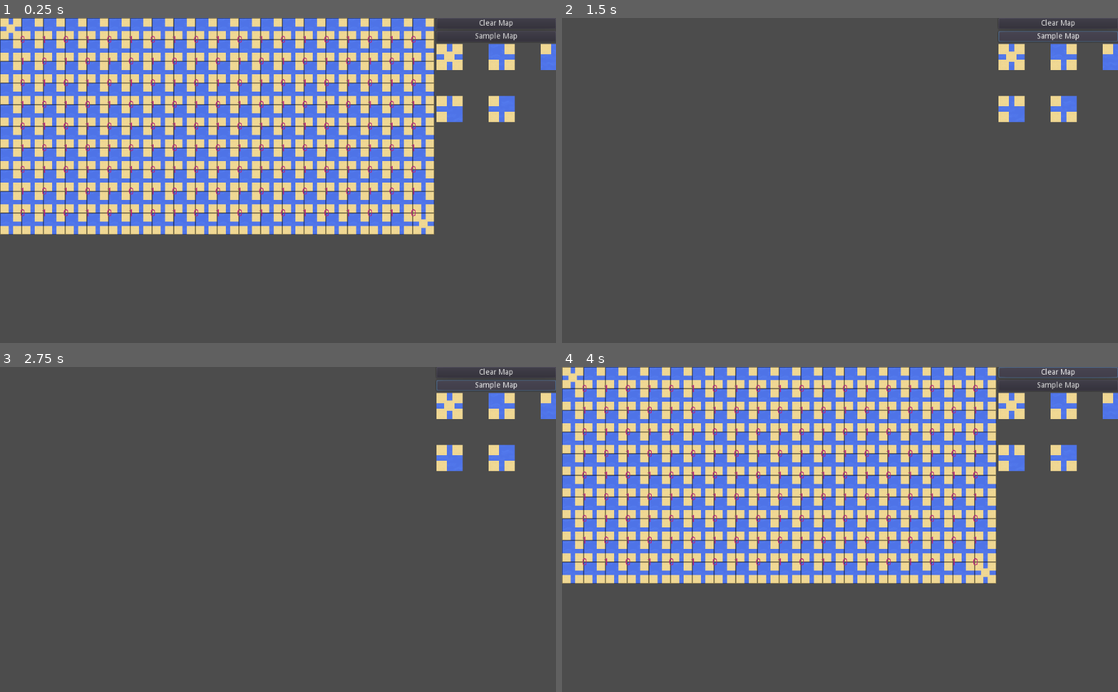
Above: before the commit, frames 1-4 (two rows, left to right).
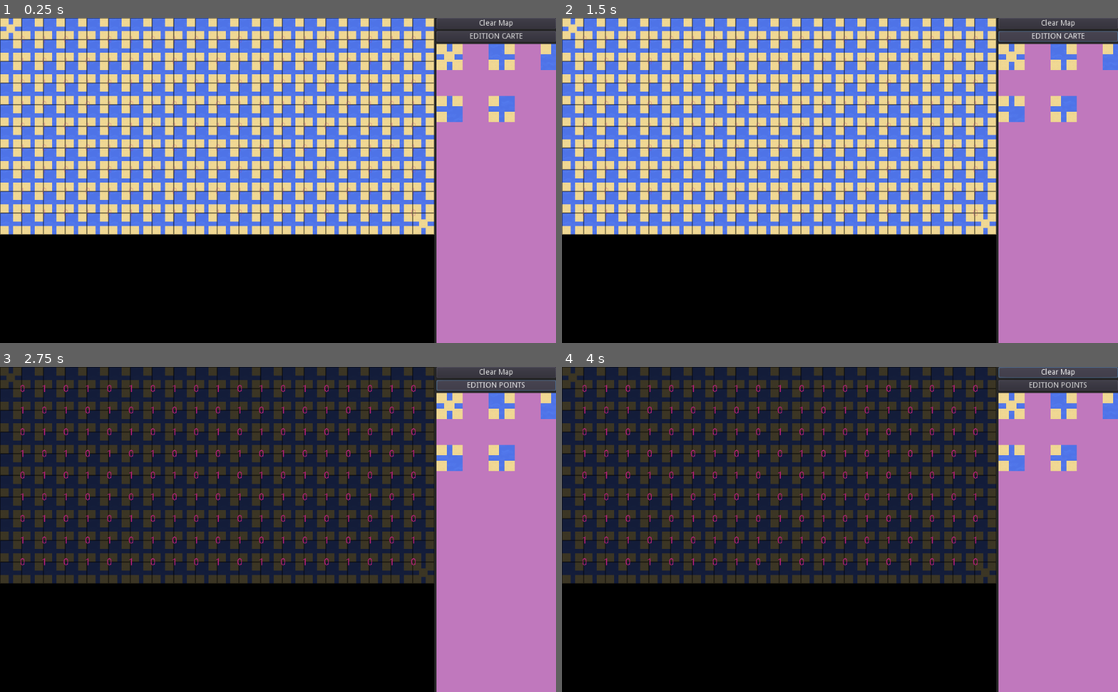
Above: after the commit, the same moments.

Repository: prologin/prologin2024
Game: Godot game, scene res://Scenes/MapEditor/MapEditor.tscn
Same seed, same stepped clock (60 frames per second), same inputs: the game is played once before the commit and once after it.
Inputs (mouse positions are in pixels of both pictures, inside the frame that each line leads up to):
- Up to frame 1 (0.25 s): no input
- Up to frame 2 (1.5 s): click (1056, 37) at 0.5 s, where only the run before the commit has a clickable "Sample Map"; click (1056, 37) at 1.25 s, where only the run after the commit has a clickable "EDITION POINTS"
- Up to frame 3 (2.75 s): click (494, 386) at 2 s, where only the run after the commit has a clickable "EDITION CARTE"
- Up to frame 4 (4 s): click "Clear Map" at 2.75 s; click "Clear Map" at 3.5 s

The runs differ from the first frame. In frame 1, 46% of the frame differs, in the area x 0-100%, y 0-100%; in frame 2, 96%; in frame 3, 97%; in frame 4, 96%.
Error before the commit: Invalid operands 'float' and 'Nil' in operator '/'. (res://Scripts/Scenes/Viewer.gd:48)

Commit message:
front(editor): Added edition mode + ui

Diff:
--- a/gui/godot/Scenes/MapEditor/MapEditor.tscn
+++ b/gui/godot/Scenes/MapEditor/MapEditor.tscn
@@ -7,6 +7,11 @@
 
 [node name="MapEditor" type="Node2D"]
 script = ExtResource( 1 )
+
+[node name="BackgroundColor" type="ColorRect" parent="."]
+margin_right = 1024.0
+margin_bottom = 600.0
+color = Color( 0.164706, 0.164706, 0.164706, 1 )
 
 [node name="HBoxContainer" type="HBoxContainer" parent="."]
 margin_right = 1024.0
@@ -20,6 +25,11 @@
 size = Vector2( 800, 600 )
 handle_input_locally = false
 render_target_update_mode = 3
+
+[node name="ColorRect" type="ColorRect" parent="HBoxContainer/ViewportContainer/Viewport"]
+margin_right = 800.0
+margin_bottom = 600.0
+color = Color( 0, 0, 0, 1 )
 
 [node name="Viewer" parent="HBoxContainer/ViewportContainer/Viewport" instance=ExtResource( 2 )]
 
@@ -39,11 +49,11 @@
 grow_vertical = 2
 text = "Clear Map"
 
-[node name="SampleMap" type="Button" parent="HBoxContainer/Selector/VBoxContainer"]
+[node name="EditorModeToggle" type="Button" parent="HBoxContainer/Selector/VBoxContainer"]
 margin_top = 24.0
 margin_right = 220.0
 margin_bottom = 44.0
-text = "Sample Map"
+text = "Editor Mode"
 
 [node name="ViewportContainer" type="ViewportContainer" parent="HBoxContainer/Selector/VBoxContainer"]
 margin_top = 48.0
@@ -54,6 +64,11 @@
 size = Vector2( 220, 600 )
 handle_input_locally = false
 render_target_update_mode = 3
+
+[node name="ColorRect" type="ColorRect" parent="HBoxContainer/Selector/VBoxContainer/ViewportContainer/Viewport"]
+margin_right = 220.0
+margin_bottom = 600.0
+color = Color( 0.756863, 0.47451, 0.745098, 1 )
 
 [node name="BGSelector" type="TileMap" parent="HBoxContainer/Selector/VBoxContainer/ViewportContainer/Viewport"]
 scale = Vector2( 0.5, 0.5 )
@@ -67,6 +82,7 @@
 [connection signal="bg_drag" from="HBoxContainer/ViewportContainer/Viewport/Viewer" to="." method="_on_Viewer_bg_drag"]
 [connection signal="bg_left_click" from="HBoxContainer/ViewportContainer/Viewport/Viewer" to="." method="_on_Viewer_bg_left_click"]
 [connection signal="pressed" from="HBoxContainer/Selector/VBoxContainer/ClearMap" to="." method="_on_ClearMap_pressed"]
-[connection signal="pressed" from="HBoxContainer/Selector/VBoxContainer/SampleMap" to="." method="_on_SampleMap_pressed"]
+[connection signal="pressed" from="HBoxContainer/Selector/VBoxContainer/EditorModeToggle" to="." method="_on_SampleMap_pressed"]
+[connection signal="pressed" from="HBoxContainer/Selector/VBoxContainer/EditorModeToggle" to="." method="_on_EditorModeToggle_pressed"]
 [connection signal="on_selection" from="HBoxContainer/Selector/VBoxContainer/ViewportContainer/Viewport/BGSelector" to="." method="_on_BGSelector_on_selection"]
 [connection signal="on_selection" from="HBoxContainer/Selector/VBoxContainer/ViewportContainer/Viewport/BGSelector" to="HBoxContainer/Selector" method="_on_BGSelector_on_selection"]
--- a/gui/godot/Scripts/Scenes/MapEditor/MapEditor.gd
+++ b/gui/godot/Scripts/Scenes/MapEditor/MapEditor.gd
@@ -1,12 +1,26 @@
 extends Node2D
 
 onready var viewer : Viewer = $HBoxContainer/ViewportContainer/Viewport/Viewer
+onready var editor_mode_toggle : Button = $HBoxContainer/Selector/VBoxContainer/EditorModeToggle
 
 var bg_selection = null
+var is_points_editor_mode = false
 
 
 func _ready():
 	_on_ClearMap_pressed()
+	update_editor_mode()
+
+
+# --- UI ---
+func update_editor_mode():
+	var alpha_disabled = .25
+	if is_points_editor_mode:
+		editor_mode_toggle.text = 'EDITION POINTS'
+		viewer.set_alpha(alpha_disabled, 1)
+	else:
+		editor_mode_toggle.text = 'EDITION CARTE'
+		viewer.set_alpha(1, alpha_disabled)
 
 
 # --- Click ---
@@ -17,17 +31,18 @@
 
 
 # --- Selector ---
-func _on_SampleMap_pressed():
-	var map = Models.Map.new()
-	viewer.update_all(map)
-
-
 func _on_ClearMap_pressed():
 	var map = Models.Map.new()
 	map.init(20, 10)
 	viewer.update_all(map)
 
 
+func _on_EditorModeToggle_pressed():
+	is_points_editor_mode = not is_points_editor_mode
+	print(is_points_editor_mode)
+	update_editor_mode()
+
+
 func _on_BGSelector_on_selection(tile):
 	bg_selection = viewer.tile2case[tile]
 	print('bg_selection: ', bg_selection)
--- a/gui/godot/Scripts/Scenes/Viewer.gd
+++ b/gui/godot/Scripts/Scenes/Viewer.gd
@@ -33,6 +33,12 @@
 		tile2case[i] = tiles[i]
 
 
+func set_alpha(alpha_carte, alpha_points):
+	background.modulate.a = alpha_carte
+	points.modulate.a = alpha_points
+
+
+# --- Update ---
 func update_all(new_map):
 	map = new_map
 
